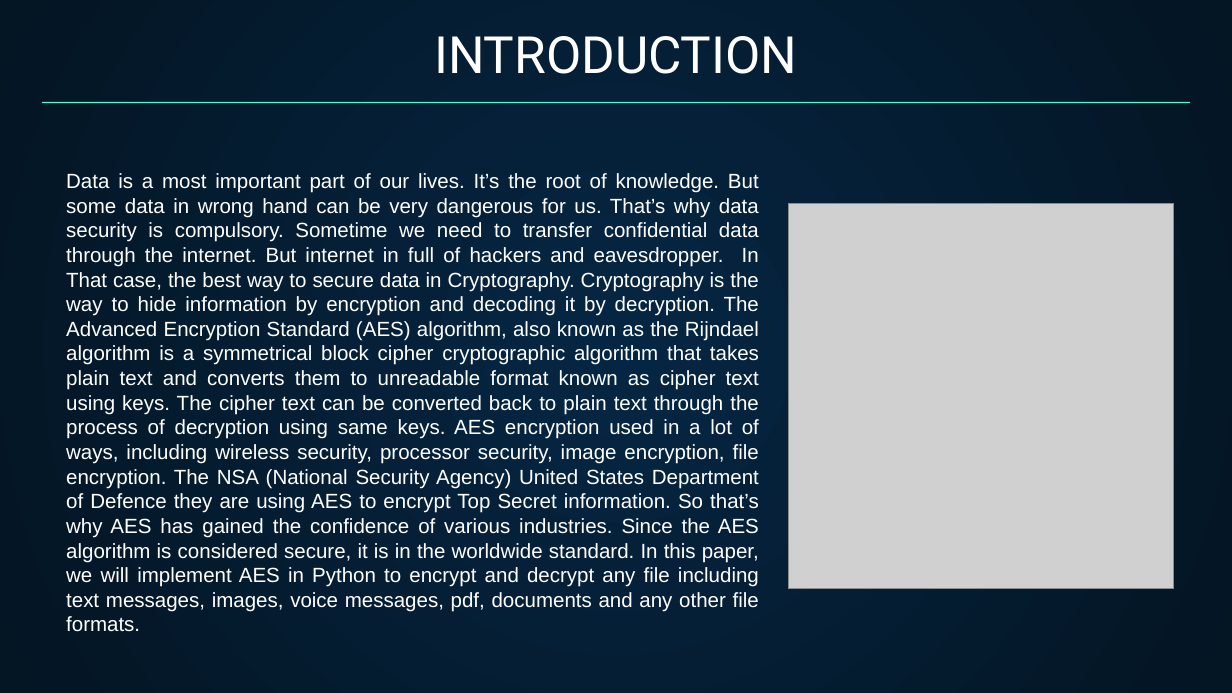
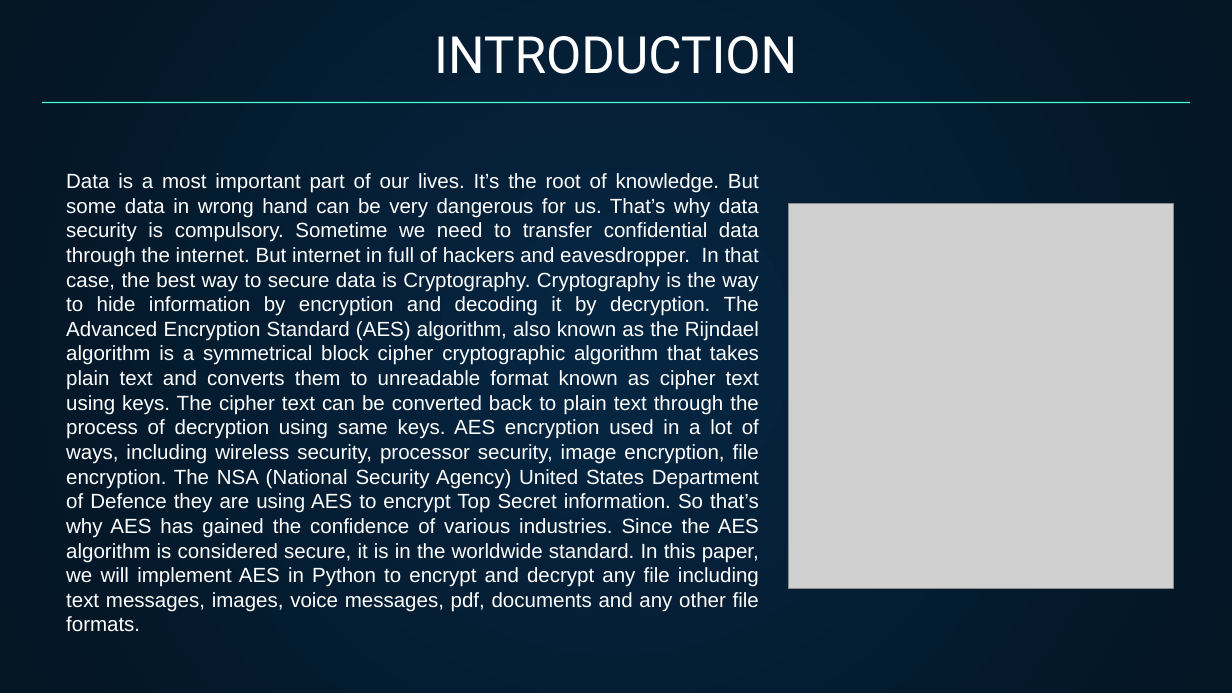
Before and after one commit to Tarequl-islam/Data-Encryption-using-AES, a slide deck: slide 4 of AES Project Presentation.pptx. Drawn at 1232x693 pixels with LibreOffice and Linux fonts; fonts in the diff are those of the drawing; grey boxes stand for pictures. Boxes give left, top, right and bottom in pixels: in the first picture for what was removed or moved away, otherwise in the second. Text is boxed around its words. In the diff, an @@ line names an element or a change of style, - is before the commit and + after.

Commit message:
doc and ppt

```diff
--- a/AES Project Presentation.pptx
+++ b/AES Project Presentation.pptx
@@ text at [66, 173, 759, 632]: text changed @@
-Data is a most important part of our lives. It’s the root of knowledge. But some data in wrong hand can be very dangerous for us. That’s why data security is compulsory. Sometime we need to transfer confidential data through the internet. But internet in full of hackers and eavesdropper. In That case, the best way to secure data in Cryptography. Cryptography is the way to hide information by encryption and decoding it by decryption. The Advanced Encryption Standard (AES) algorithm, also known as the Rijndael algorithm is a symmetrical block cipher cryptographic algorithm that takes plain text and converts them to unreadable format known as cipher text using keys. The cipher text can be converted back to plain text through the process of decryption using same keys. AES encryption used in a lot of ways, including wireless security, processor security, image encryption, file encryption. The NSA (National Security Agency) United States Department of Defence they are using AES to encrypt Top Secret information. So that’s why AES has gained the confidence of various industries. Since the AES algorithm is considered secure, it is in the worldwide standard. In this paper, we will implement AES in Python to encrypt and decrypt any file including text messages, images, voice messages, pdf, documents and any other file formats.
+Data is a most important part of our lives. It’s the root of knowledge. But some data in wrong hand can be very dangerous for us. That’s why data security is compulsory. Sometime we need to transfer confidential data through the internet. But internet in full of hackers and eavesdropper. In that case, the best way to secure data is Cryptography. Cryptography is the way to hide information by encryption and decoding it by decryption. The Advanced Encryption Standard (AES) algorithm, also known as the Rijndael algorithm is a symmetrical block cipher cryptographic algorithm that takes plain text and converts them to unreadable format known as cipher text using keys. The cipher text can be converted back to plain text through the process of decryption using same keys. AES encryption used in a lot of ways, including wireless security, processor security, image encryption, file encryption. The NSA (National Security Agency) United States Department of Defence they are using AES to encrypt Top Secret information. So that’s why AES has gained the confidence of various industries. Since the AES algorithm is considered secure, it is in the worldwide standard. In this paper, we will implement AES in Python to encrypt and decrypt any file including text messages, images, voice messages, pdf, documents and any other file formats.
```
Also in this commit, not shown: 1 other slide changed, 1 other file.
